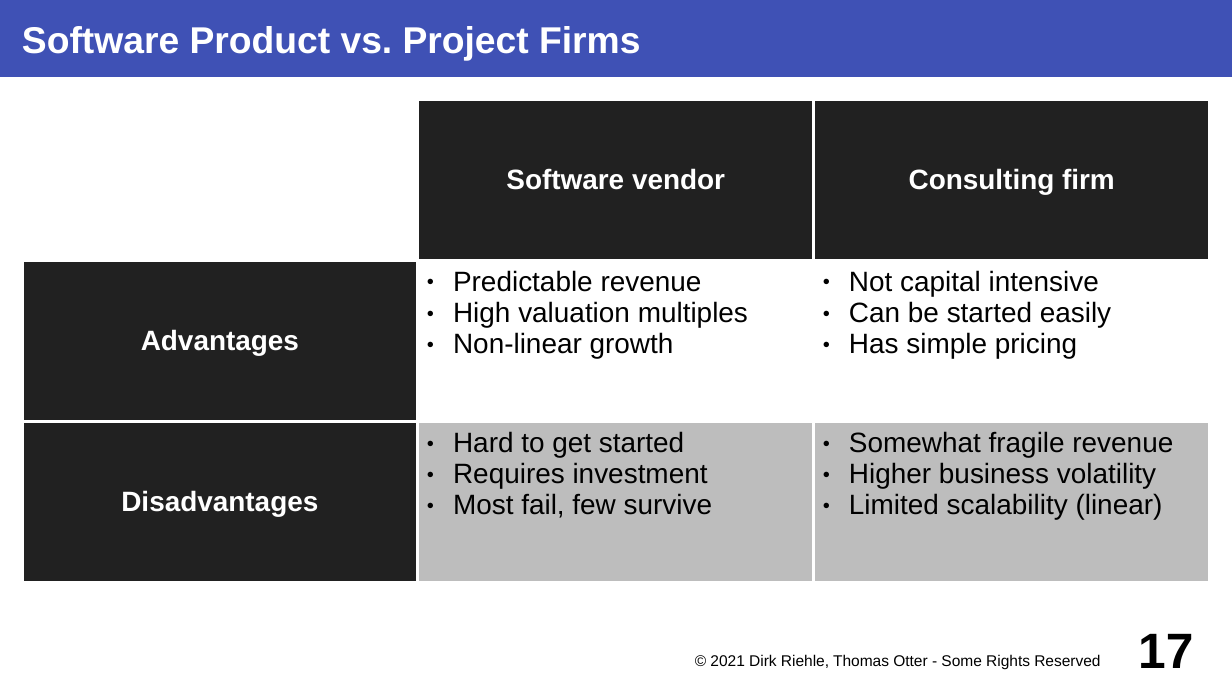
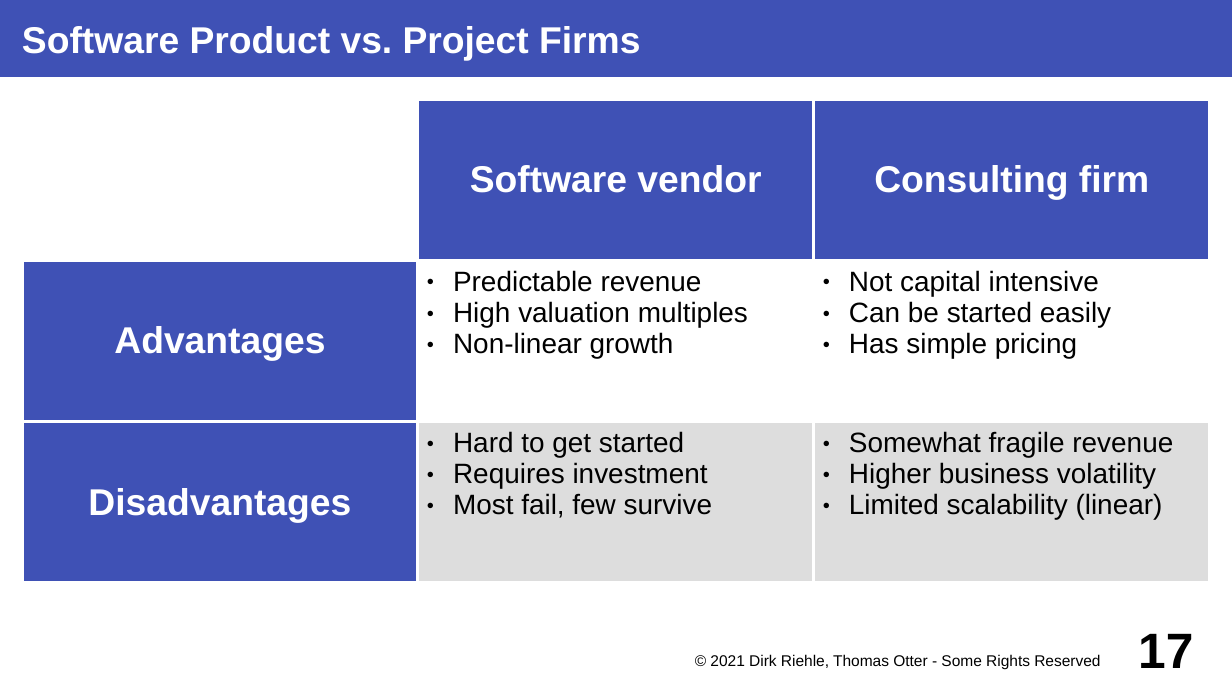
Before and after one commit to dirkriehle/coss-course, a slide deck: slide 17 of Lecture slides/COSS B03 - Software Vendors.odp. Drawn at 1232x693 pixels with LibreOffice and Linux fonts; fonts in the diff are those of the drawing. Boxes give left, top, right and bottom in pixels: in the first picture for what was removed or moved away, otherwise in the second. Text is boxed around its words. In the diff, an @@ line names an element or a change of style, - is before the commit and + after.

```diff
--- a/Lecture slides/COSS B03 - Software Vendors.odp
+++ b/Lecture slides/COSS B03 - Software Vendors.odp
@@ table at [22,99,1210,584] @@
@@ fill #212121 to #3F51B5 in 4 cells @@
@@ fill #BDBDBD to #DDDDDD in 2 cells @@
@@ size 18 to 24 pt in "Software vendor", "Consulting firm", "Advantages", "Disadvantages" @@
```
Also in this commit, not shown: 3 other slides changed, 21 other files.
